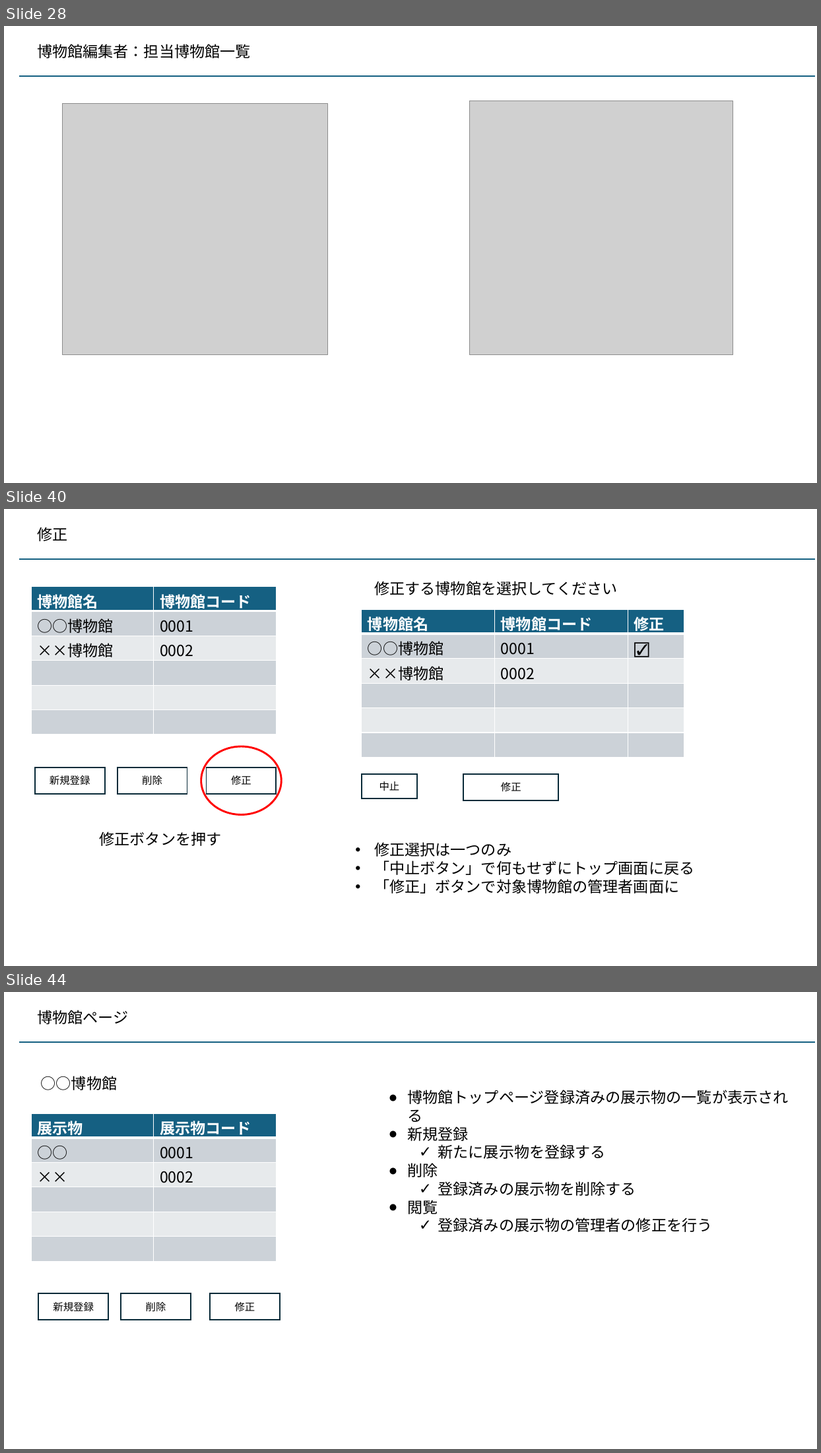
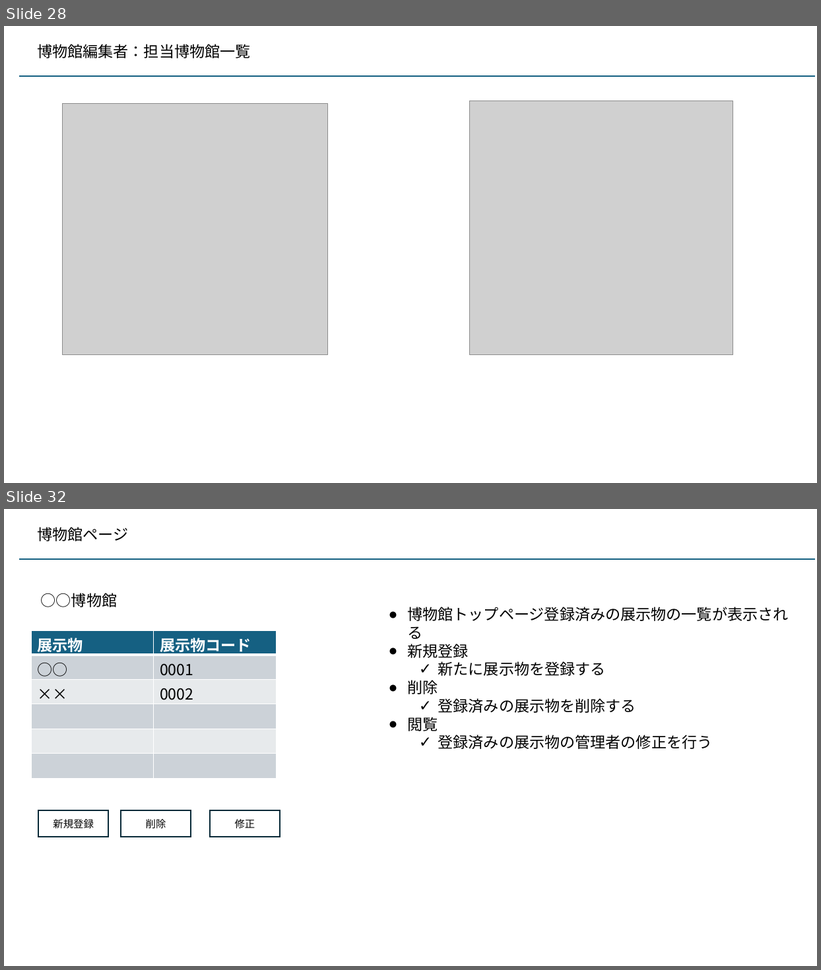
Before and after one commit to kaze-lab/museum_app_proj, a slide deck: 展示物アプリ仕様.pptx. Shown one above the other, each under a label of ours: slides 28, 40 and 44 before the commit, slides 28 and 32 after it; the slides between them are not shown. The pictures are 821x1453 and 821x970 pixels, drawn with LibreOffice and Linux fonts; fonts in the diff are those of the drawing; grey boxes stand for pictures. Boxes give left, top, right and bottom in pixels: in the first picture for what was removed or moved away, otherwise in the second. Text is boxed around its words. In the diff, an @@ line names an element or a change of style, - is before the commit and + after.

```diff
--- a/展示物アプリ仕様.pptx
+++ b/展示物アプリ仕様.pptx
@@ slide 40 removed at (4,509,817,966), background #FFFFFF @@
@@ text removed at (37,527,67,541) @@
-修正
@@ line removed from (19, 560) to (815, 560) @@
@@ table removed at (32,586,277,735), 6 rows, 2 columns @@
-博物館名 | 博物館コード
-○○博物館 | 0001
-××博物館 | 0002
- | 
- | 
- | 
@@ text removed at (374,581,617,595) @@
-修正する博物館を選択してください
@@ table removed at (362,609,684,758), 6 rows, 3 columns @@
-博物館名 | 博物館コード | 修正
-○○博物館 | 0001 | ☑
-××博物館 | 0002 | 
- |  | 
- |  | 
- |  | 
@@ ellipse removed at (201,747,282,815) @@
@@ rectangle removed at (35,768,105,794) @@
-新規登録
@@ rectangle removed at (118,768,187,794) @@
-削除
@@ rectangle removed at (207,768,277,794) @@
-修正
@@ rectangle removed at (362,774,417,799) @@
-中止
@@ rectangle removed at (464,774,559,801) @@
-修正
@@ text removed at (100,832,222,846) @@
-修正ボタンを押す
@@ text removed at (374,842,694,894) @@
-• 修正選択は一つのみ
-• 「中止ボタン」で何もせずにトップ画面に戻る
-• 「修正」ボタンで対象博物館の管理者画面に
@@ what was slide 44 is now slide 32 @@
```
Also in this commit, not shown: 1 slide changed, 3 slides added, 14 other slides removed, 2 other files.
